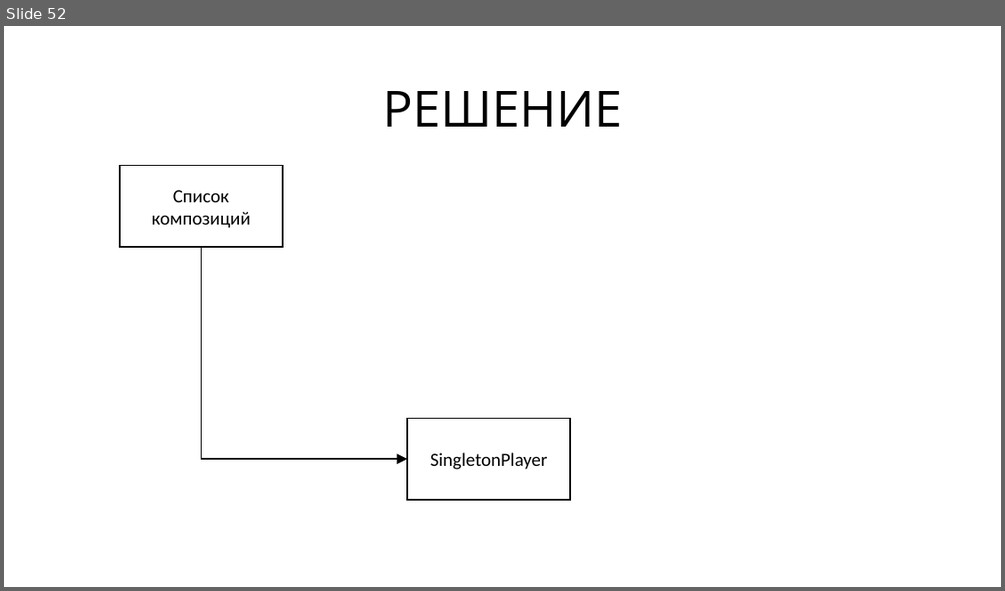
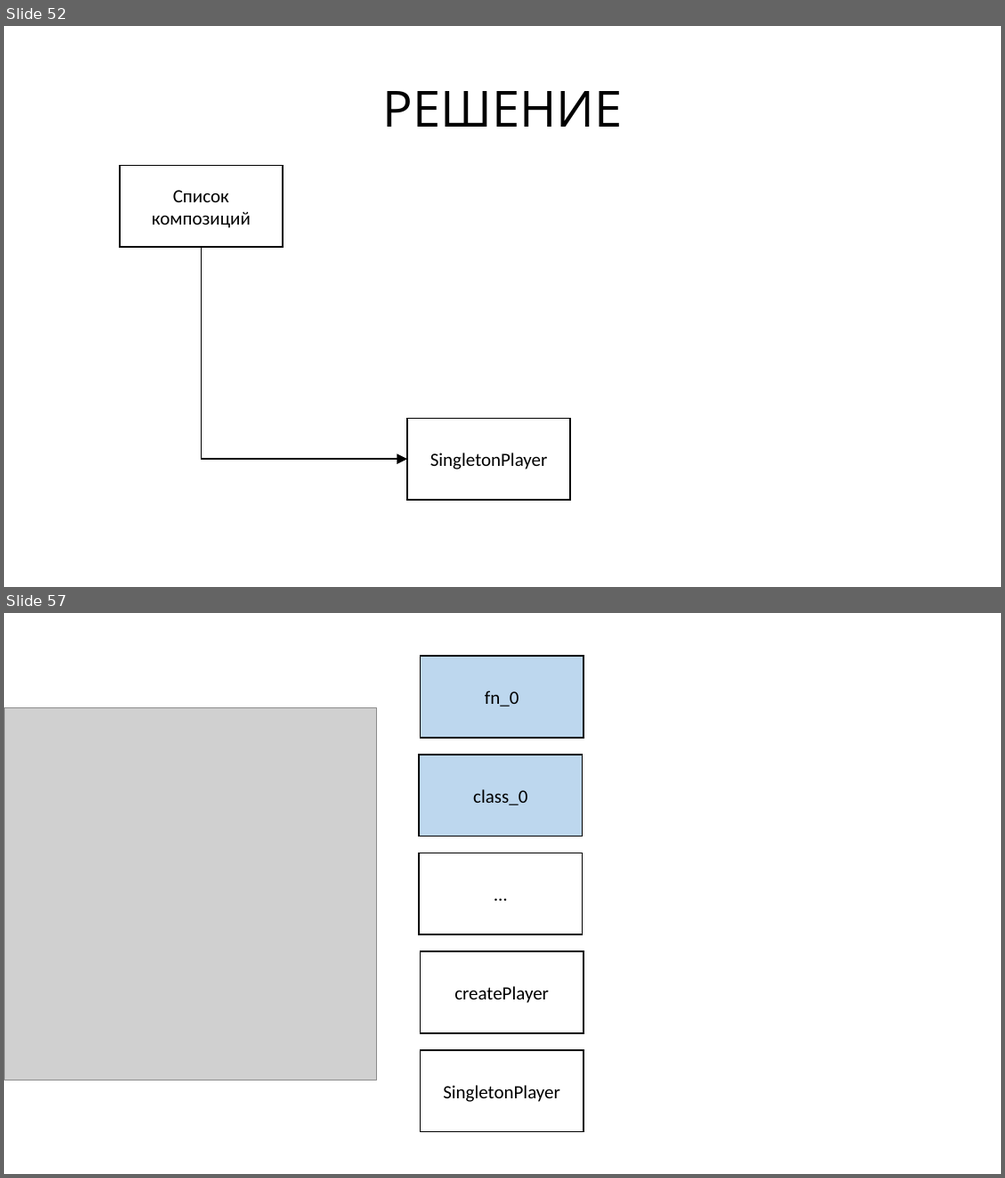
Before and after one commit to rkhaimov/brain-gym, a slide deck: Презентация.pptx. Shown one above the other, each under a label of ours: slide 52 before the commit, slides 52 and 57 after it; the slides between them are not shown. The pictures are 1005x591 and 1005x1178 pixels, drawn with LibreOffice and Linux fonts; fonts in the diff are those of the drawing; grey boxes stand for pictures. Boxes give left, top, right and bottom in pixels: in the first picture for what was removed or moved away, otherwise in the second. Text is boxed around its words. In the diff, an @@ line names an element or a change of style, - is before the commit and + after.

```diff
--- a/Презентация.pptx
+++ b/Презентация.pptx
@@ slide 57 added at (4,613,1001,1174), background #FFFFFF @@
@@ rectangle added at (421,656,583,737), fill #BDD7EE, outline #000000 1.5 pt, 18 pt, text #000000 @@
+fn_0
@@ picture added at (4,708,376,1080) @@
@@ rectangle added at (419,755,582,835), fill #BDD7EE, outline #000000 1.5 pt, 18 pt, text #000000 @@
+class_0
@@ rectangle added at (419,853,582,934), fill #FFFFFF, outline #000000 1.5 pt, 18 pt, text #000000 @@
+…
@@ rectangle added at (421,952,583,1033), fill #FFFFFF, outline #000000 1.5 pt, 18 pt, text #000000 @@
+createPlayer
@@ rectangle added at (421,1050,583,1131), fill #FFFFFF, outline #000000 1.5 pt, 18 pt, text #000000 @@
+SingletonPlayer
```
Also in this commit, not shown: 47 other slides added, 1 slide removed, 1 other file.
